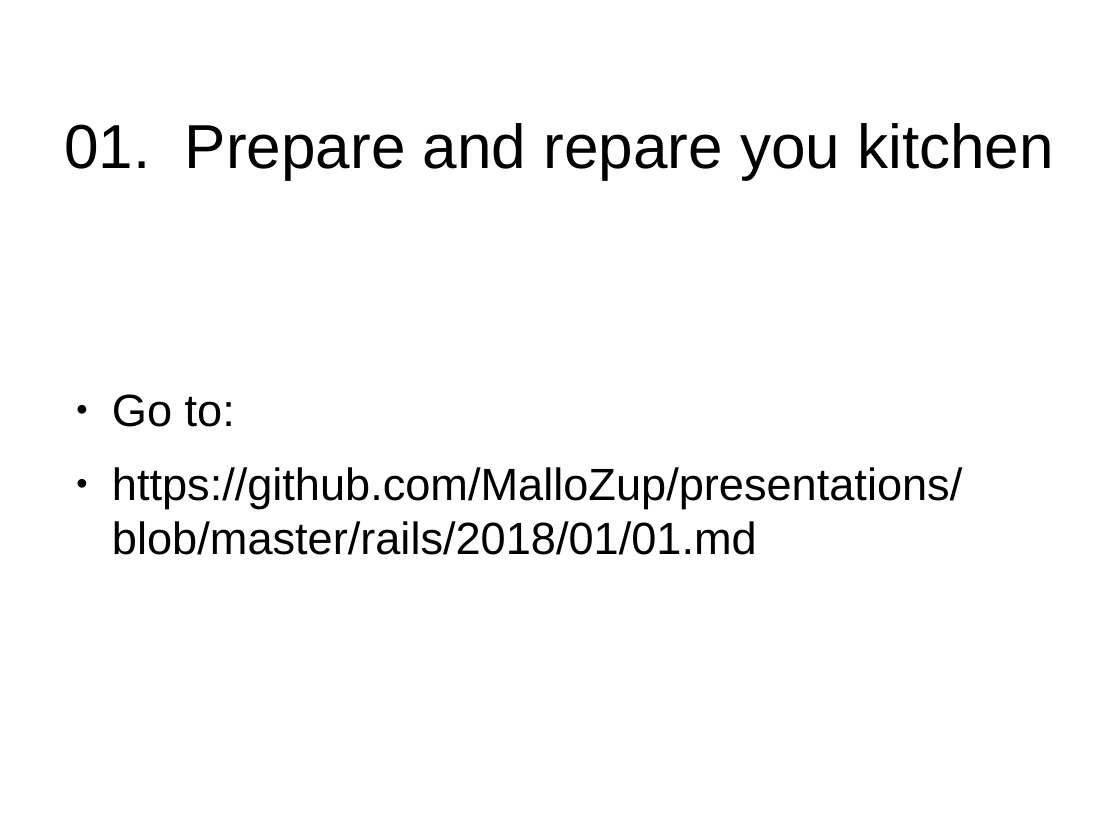
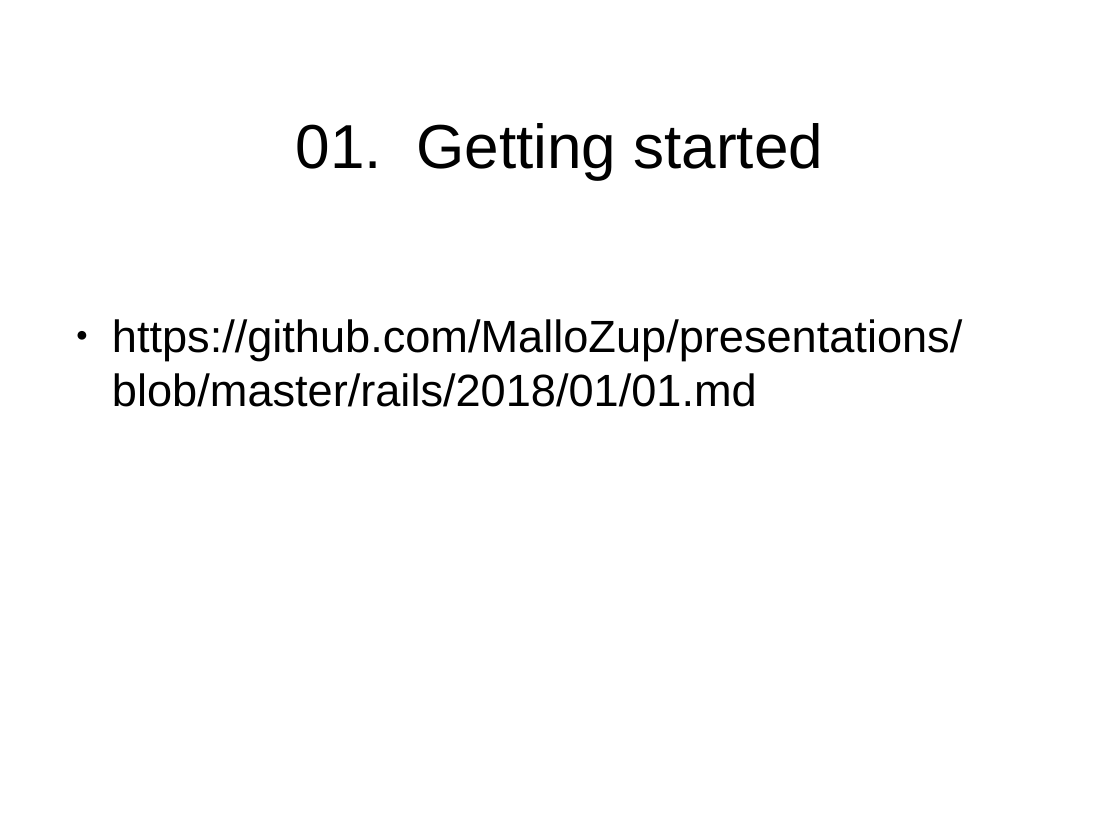
Before and after one commit to MalloZup/presentations, a slide deck: slide 6 of rails/2018/fullstack.odp. Drawn at 1120x840 pixels with LibreOffice and Linux fonts; fonts in the diff are those of the drawing. Boxes give left, top, right and bottom in pixels: in the first picture for what was removed or moved away, otherwise in the second. Text is boxed around its words. In the diff, an @@ line names an element or a change of style, - is before the commit and + after.

```diff
--- a/rails/2018/fullstack.odp
+++ b/rails/2018/fullstack.odp
@@ title at (296,123,823,179): text changed @@
-01. Prepare and repare you kitchen
+01. Getting started
@@ text at (112,394,235,427): paragraph removed @@
-● Go to:
```
Also in this commit, not shown: 4 other slides changed, 3 slides added, 1 slide removed, 2 other files.
